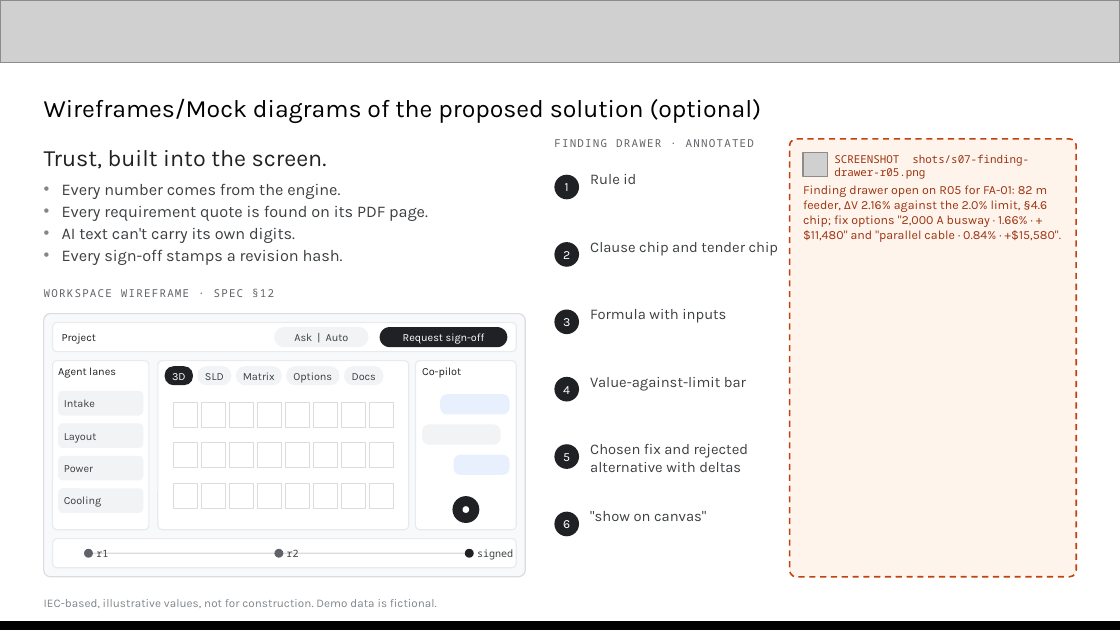
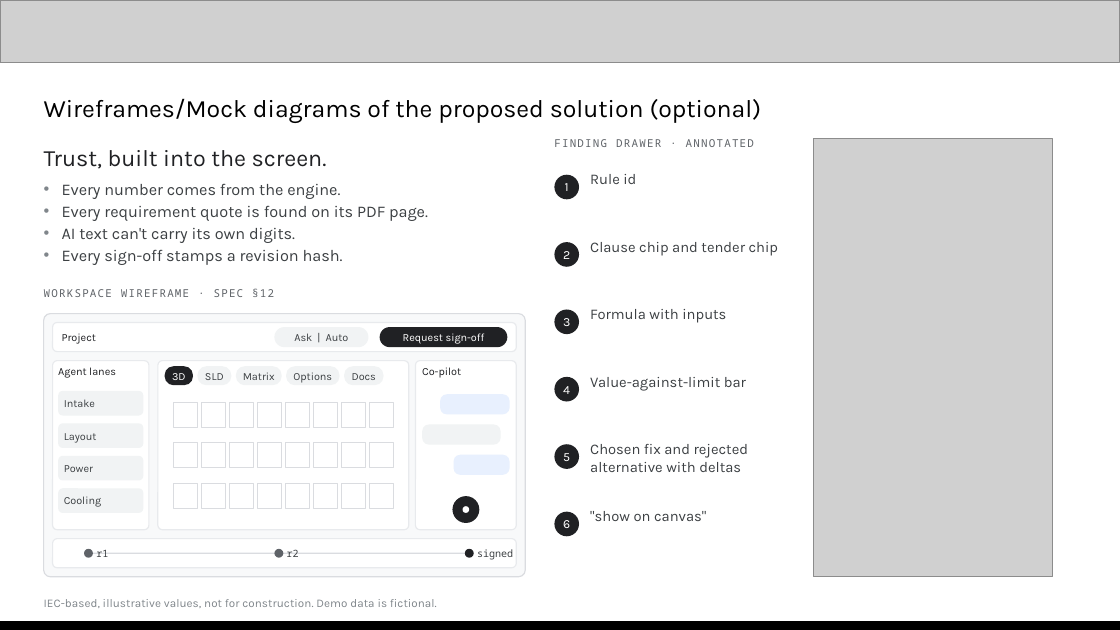
Before and after one commit to mehular0ra/kirchhoff, a slide deck: slide 6 of docs/submission/deck/Kirchhoff-AI-Builder-Cup.pptx. Drawn at 1120x630 pixels with LibreOffice and Linux fonts; fonts in the diff are those of the drawing; grey boxes stand for pictures. Boxes give left, top, right and bottom in pixels: in the first picture for what was removed or moved away, otherwise in the second. Text is boxed around its words. In the diff, an @@ line names an element or a change of style, - is before the commit and + after.

```diff
--- a/docs/submission/deck/Kirchhoff-AI-Builder-Cup.pptx
+++ b/docs/submission/deck/Kirchhoff-AI-Builder-Cup.pptx
@@ rounded rectangle removed at [790,139,1076,577] @@
@@ picture added at [813,139,1053,577] @@
@@ picture removed at [803,152,828,177] @@
@@ text removed at [834,154,1029,179] @@
-SCREENSHOT shots/s07-finding-drawer-r05.png
@@ text removed at [803,185,1061,242] @@
-Finding drawer open on R05 for FA-01: 82 m feeder, ΔV 2.16% against the 2.0% limit, §4.6 chip; fix options "2,000 A busway · 1.66% · +$11,480" and "parallel cable · 0.84% · +$15,580".
```
Also in this commit, not shown: 6 other slides changed, 21 other files.
